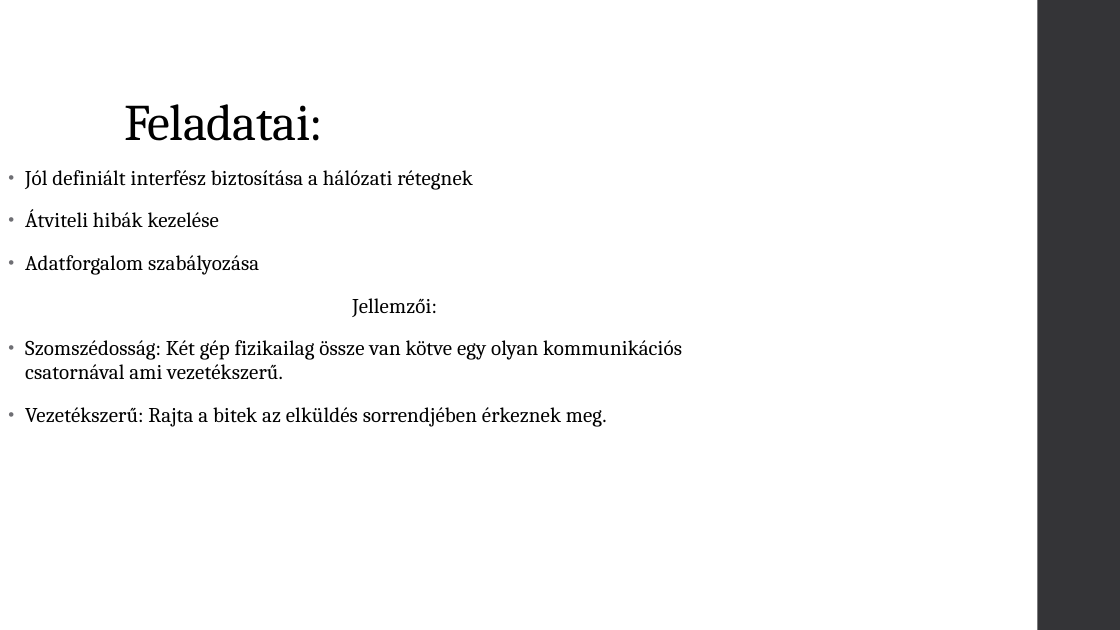
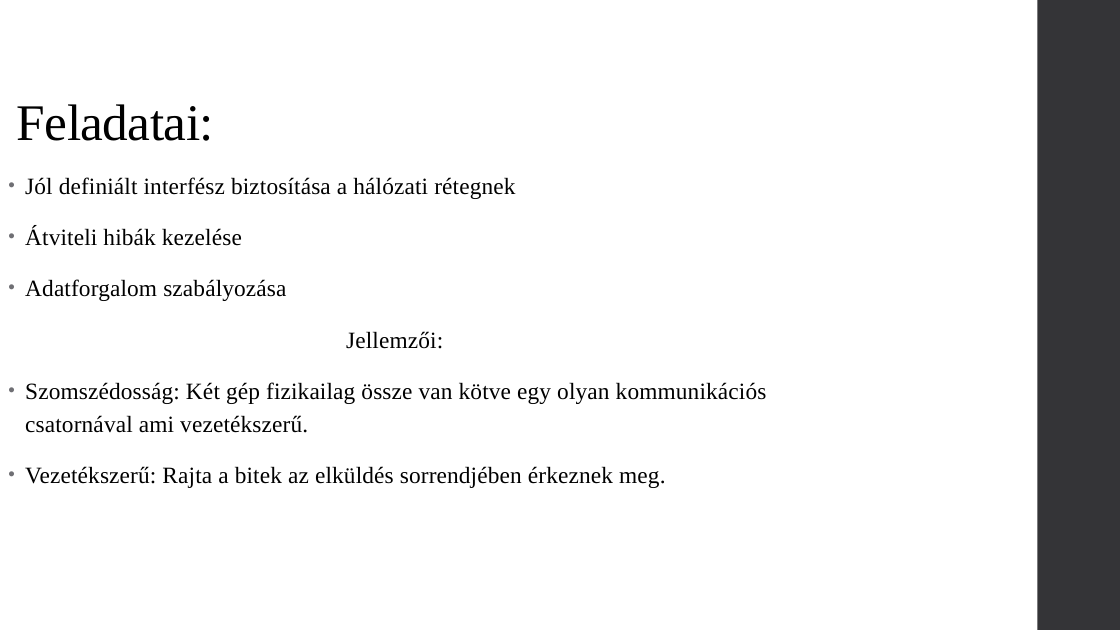
Before and after one commit to Feenc/sulishtml, a slide deck: slide 2 of cisco/cisco3.pptx. Drawn at 1120x630 pixels with LibreOffice and Linux fonts; fonts in the diff are those of the drawing. Boxes give left, top, right and bottom in pixels: in the first picture for what was removed or moved away, otherwise in the second. Text is boxed around its words. In the diff, an @@ line names an element or a change of style, - is before the commit and + after.

```diff
--- a/cisco/cisco3.pptx
+++ b/cisco/cisco3.pptx
@@ title "Feladatai:": place and size @@
-title "Feladatai:" at (124, 104, 323, 141)
+title "Feladatai:" at (17, 104, 214, 141)
@@ title "Feladatai:" at (17, 104, 214, 141): font Cambria to Times New Roman @@
@@ text "Jól definiált interfész biztosítása a ..." at (25, 177, 767, 488): size 18 to 20 pt, font Cambria to Times New Roman; line spacing 0.95 to 28pt @@
```
Also in this commit, not shown: 1 other slide changed, 4 slides added, 1 slide removed, 5 other files.
